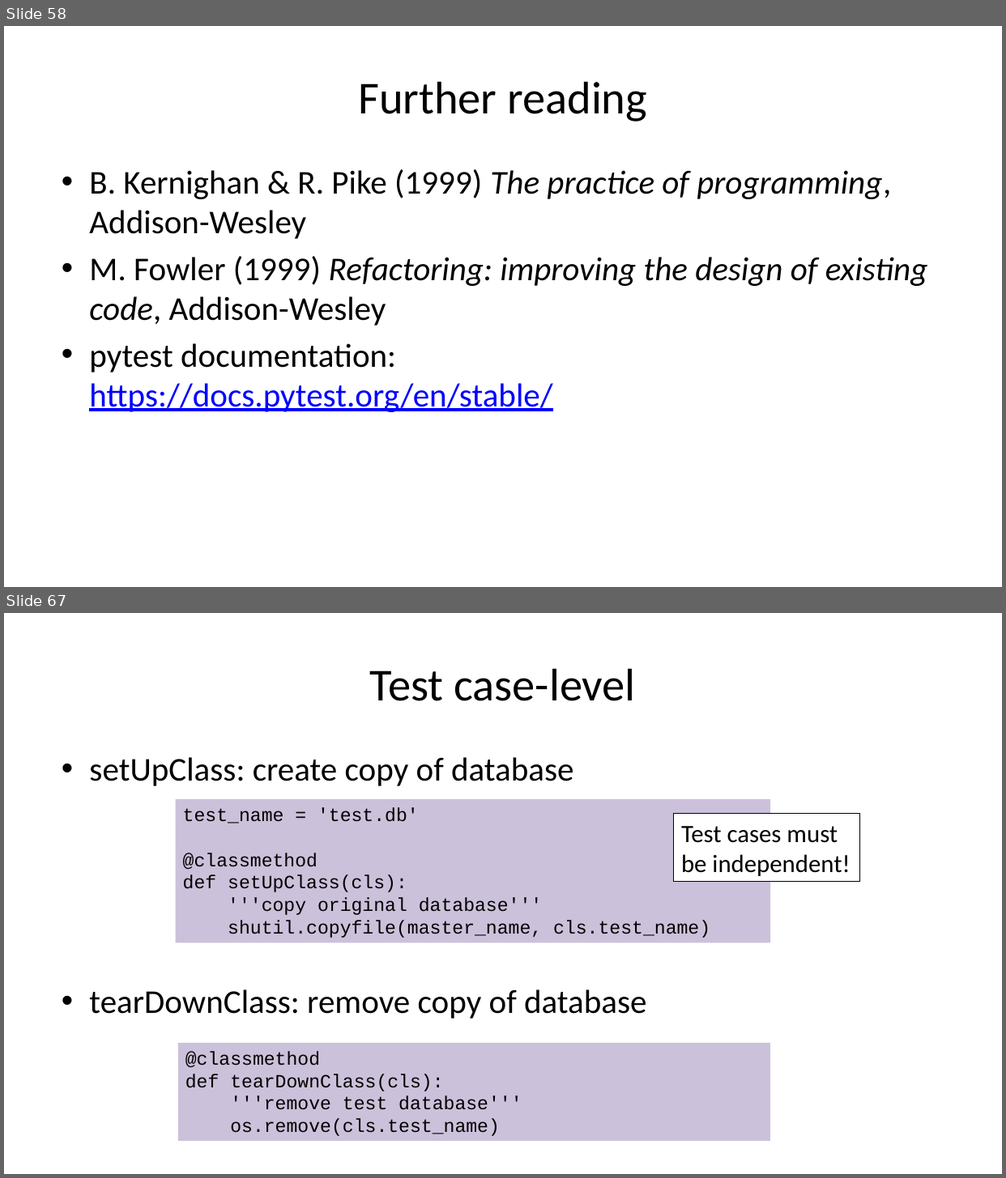
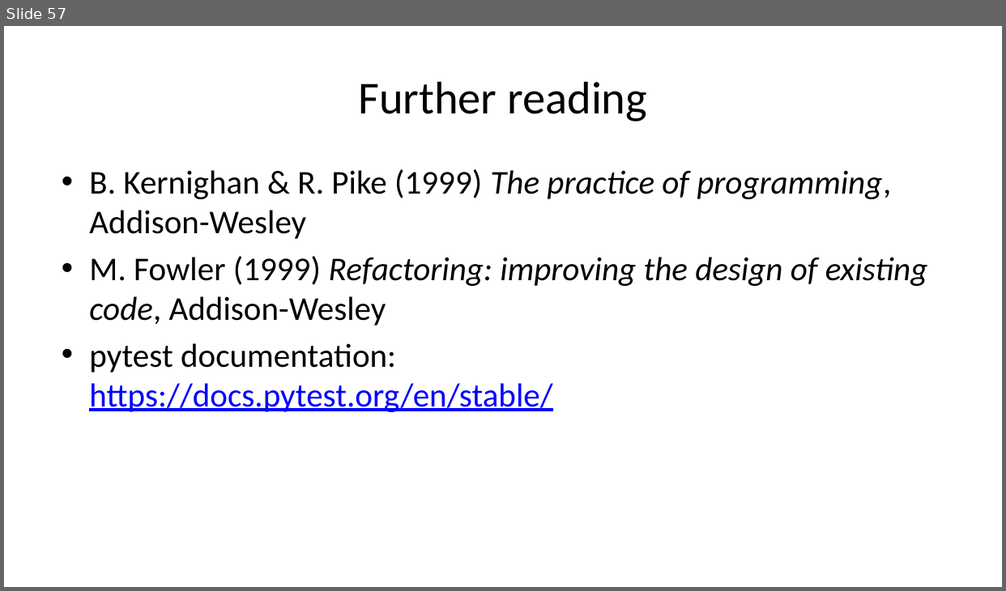
Before and after one commit to gjbex/Python-software-engineering, a slide deck: python_software_engineering.pptx. Shown one above the other, each under a label of ours: slides 58 and 67 before the commit, slide 57 after it; the slides between them are not shown. The pictures are 1006x1178 and 1006x591 pixels, drawn with LibreOffice and Linux fonts; fonts in the diff are those of the drawing. Boxes give left, top, right and bottom in pixels: in the first picture for what was removed or moved away, otherwise in the second. Text is boxed around its words. In the diff, an @@ line names an element or a change of style, - is before the commit and + after.

```diff
--- a/python_software_engineering.pptx
+++ b/python_software_engineering.pptx
@@ slide 67 removed at box(4, 613, 1002, 1174), background #FFFFFF @@
@@ title removed at box(370, 668, 636, 701) @@
-Test case-level
@@ text removed at box(89, 757, 646, 1019) @@
-• setUpClass: create copy of database
-• tearDownClass: remove copy of database
@@ rectangle removed at box(176, 799, 770, 943) @@
-test_name = 'test.db'
-@classmethod
-def setUpClass(cls):
-'''copy original database'''
-shutil.copyfile(master_name, cls.test_name)
@@ rectangle removed at box(674, 814, 860, 882) @@
-Test cases must
-be independent!
@@ rectangle removed at box(177, 1043, 769, 1141) @@
-@classmethod
-def tearDownClass(cls):
-'''remove test database'''
-os.remove(cls.test_name)
@@ what was slide 58 is now slide 57 @@
```
Also in this commit, not shown: 1 slide changed, 16 other slides removed.
